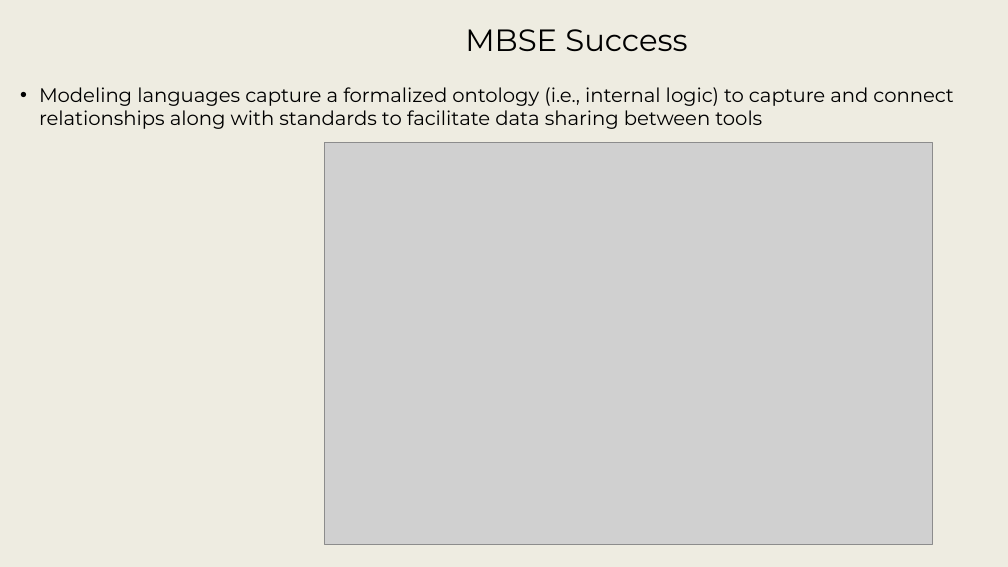
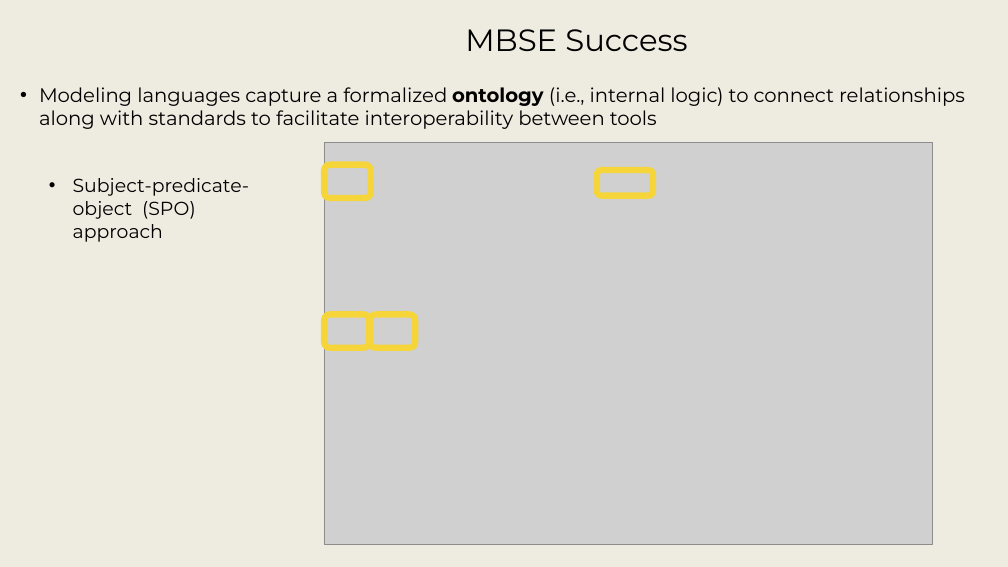
Before and after one commit to srudder16/Lifecycle_Modeling, a slide deck: slide 7 of 2025_WSRC/2026 WSRC Tutorial - 1.pptx. Drawn at 1008x567 pixels with LibreOffice and Linux fonts; fonts in the diff are those of the drawing; grey boxes stand for pictures; background and template pictures are left out. Boxes give left, top, right and bottom in pixels: in the first picture for what was removed or moved away, otherwise in the second. Text is boxed around its words. In the diff, an @@ line names an element or a change of style, - is before the commit and + after.

```diff
--- a/2025_WSRC/2026 WSRC Tutorial - 1.pptx
+++ b/2025_WSRC/2026 WSRC Tutorial - 1.pptx
@@ text at box(39, 87, 965, 129): text changed @@
-• Modeling languages capture a formalized ontology (i.e., internal logic) to capture and connect relationships along with standards to facilitate data sharing between tools
+• Modeling languages capture a formalized ontology (i.e., internal logic) to connect relationships along with standards to facilitate interoperability between tools
@@ text added at box(73, 178, 249, 242), 18 pt, text #000000 @@
+• Subject-predicate-object (SPO) approach
@@ rounded rectangle added at box(324, 165, 371, 198), outline #F6D53A 6 pt @@
@@ rounded rectangle added at box(597, 170, 653, 196), outline #F6D53A 6 pt @@
@@ rounded rectangle added at box(324, 315, 370, 348), outline #F6D53A 6 pt @@
@@ rounded rectangle added at box(371, 315, 416, 348), outline #F6D53A 6 pt @@
```
Also in this commit, not shown: 10 other slides changed, 2 slides added, 6 slides removed, 3 other files.
